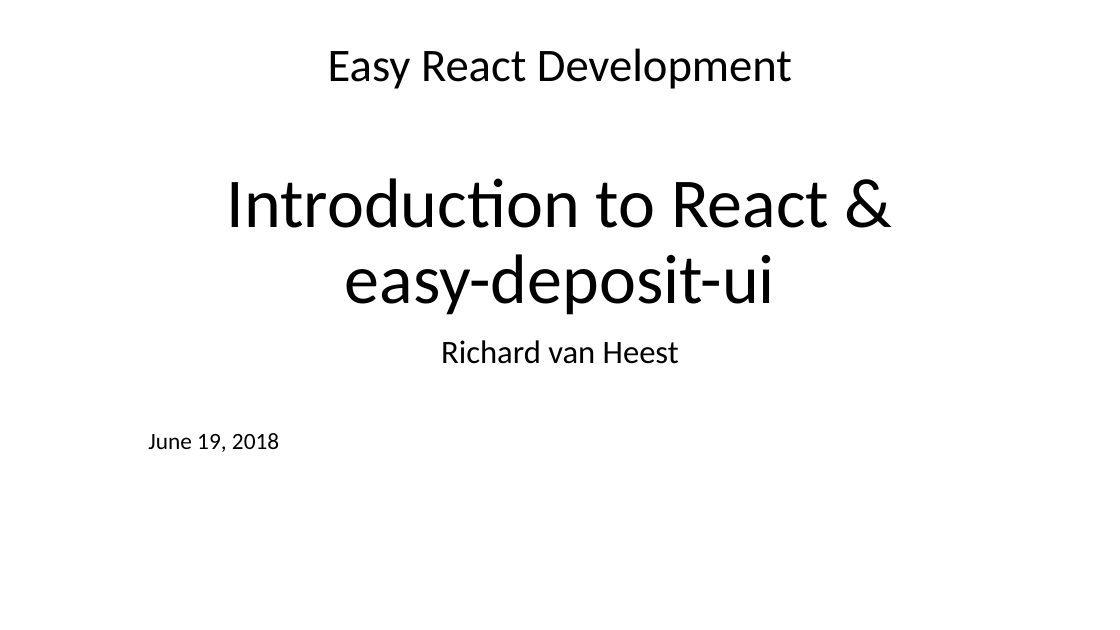
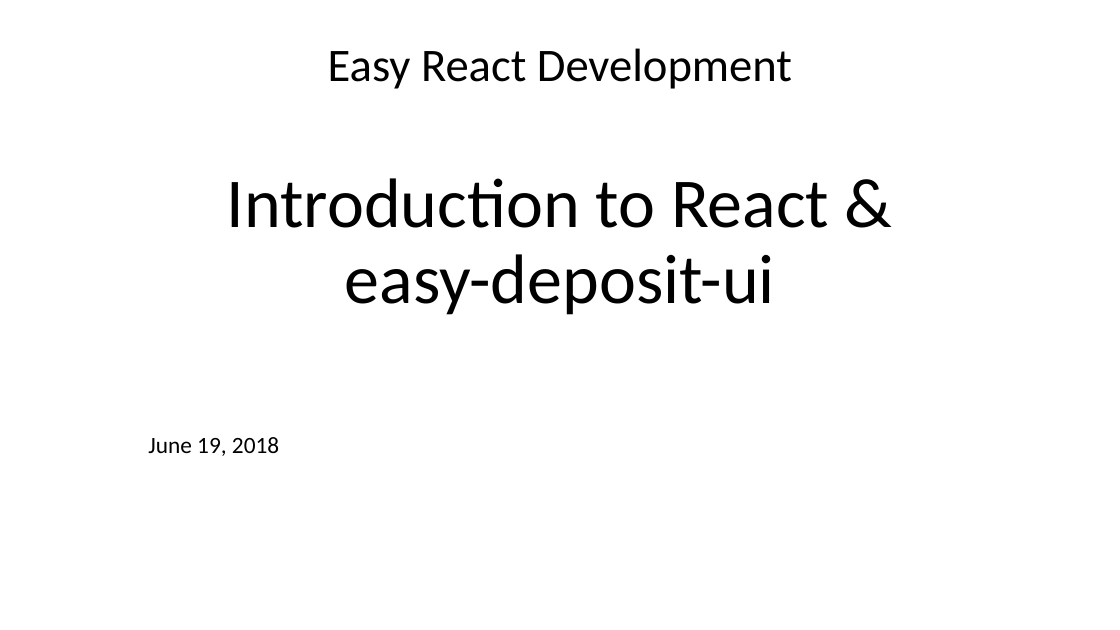
Before and after one commit to rvanheest-DANS-KNAW/course-react, a slide deck: slide 1 of easy-deposit-ui-basics/Presentation.pptx. Drawn at 1120x630 pixels with LibreOffice and Linux fonts; fonts in the diff are those of the drawing. Boxes give left, top, right and bottom in pixels: in the first picture for what was removed or moved away, otherwise in the second. Text is boxed around its words. In the diff, an @@ line names an element or a change of style, - is before the commit and + after.

```diff
--- a/easy-deposit-ui-basics/Presentation.pptx
+++ b/easy-deposit-ui-basics/Presentation.pptx
@@ subtitle at box(441, 340, 679, 364): paragraph removed @@
-Richard van Heest
```
Also in this commit, not shown: 1 other file.
